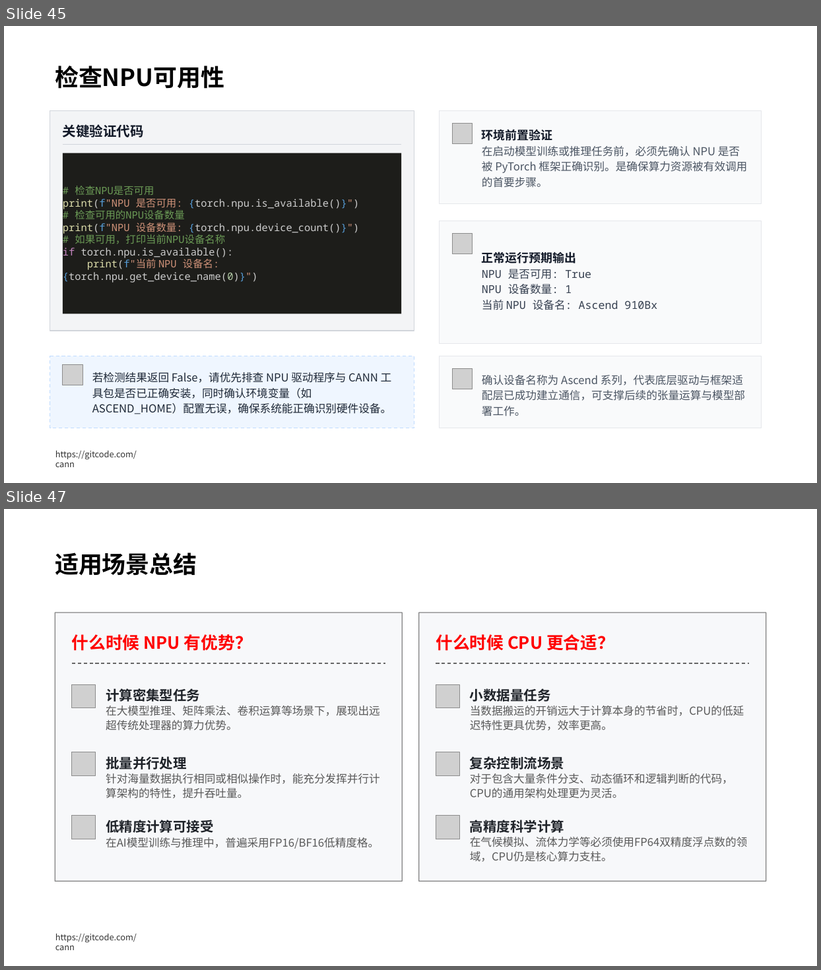
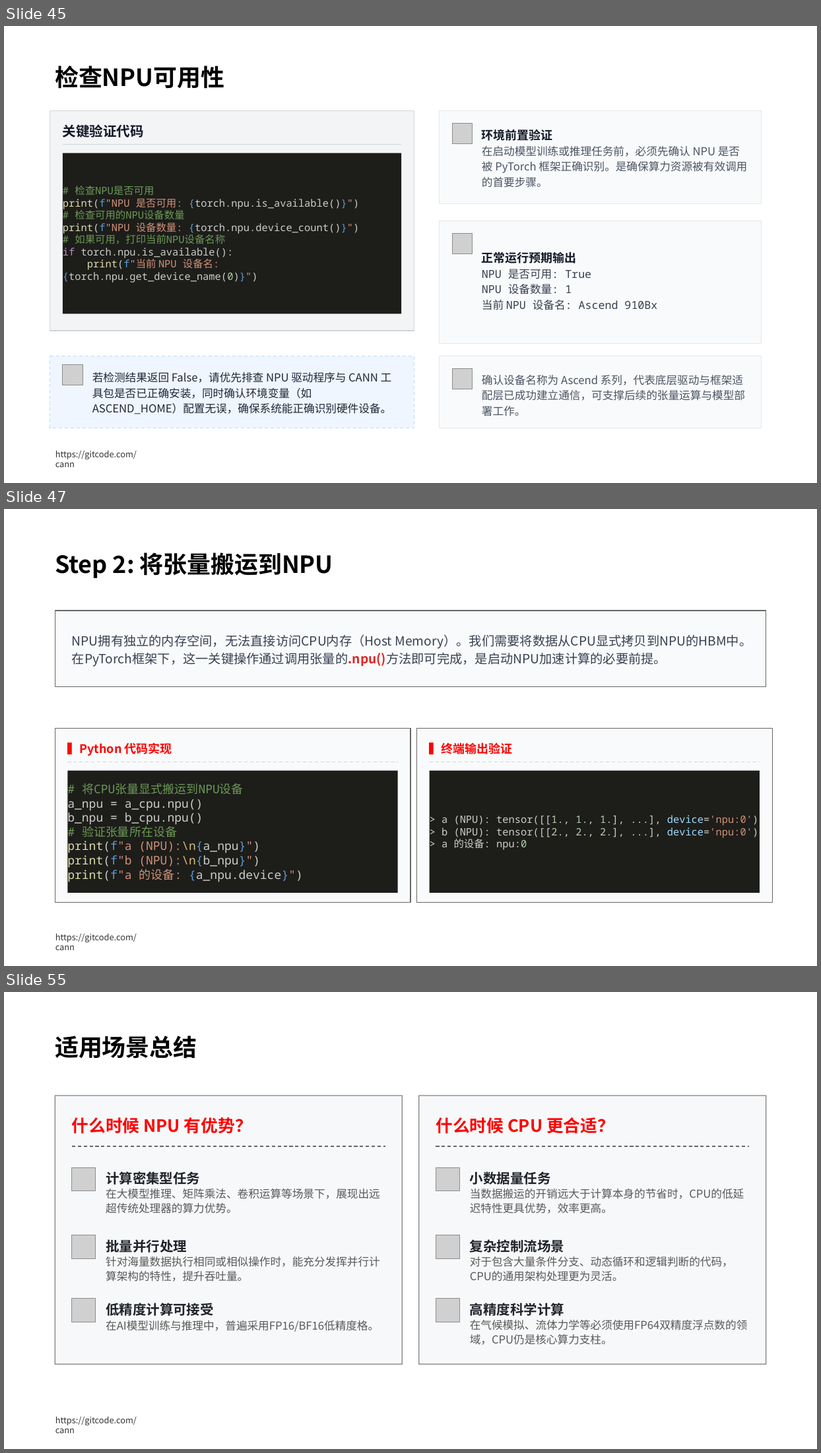
Before and after one commit to hicann/cann-learning-hub, a slide deck: quick_start/cann_basics/slides/artificial_intelligence_basics.pptx. Shown one above the other, each under a label of ours: slides 45 and 47 before the commit, slides 45, 47 and 55 after it; the slides between them are not shown. The pictures are 821x970 and 821x1453 pixels, drawn with LibreOffice and Linux fonts; fonts in the diff are those of the drawing; grey boxes stand for pictures; background and template pictures are left out. Boxes give left, top, right and bottom in pixels: in the first picture for what was removed or moved away, otherwise in the second. Text is boxed around its words. In the diff, an @@ line names an element or a change of style, - is before the commit and + after.

```diff
--- a/quick_start/cann_basics/slides/artificial_intelligence_basics.pptx
+++ b/quick_start/cann_basics/slides/artificial_intelligence_basics.pptx
@@ slide 47 added at [4, 509, 817, 966], background #FFFFFF; not listed: 1 template element that a slide beside it also shows @@
@@ text added at [55, 553, 333, 578], 28 pt, text #000000, bold @@
+Step 2: 将张量搬运到NPU
@@ rounded rectangle added at [55, 611, 766, 687], fill #F9FAFB, outline #666666 1 pt @@
@@ text added at [72, 634, 752, 667], 15 pt, text #374151 @@
+NPU拥有独立的内存空间，无法直接访问CPU内存（Host Memory）。我们需要将数据从CPU显式拷贝到NPU的HBM中。在PyTorch框架下，这一关键操作通过调用张量的.npu()方法即可完成，是启动NPU加速计算的必要前提。
@@ rounded rectangle added at [55, 728, 411, 903], fill #F9FAFB, outline #666666 1 pt @@
@@ text added at [67, 743, 172, 756], 14 pt, text #FF0000, bold @@
+▍Python 代码实现
@@ rounded rectangle added at [416, 728, 772, 903], fill #F9FAFB, outline #666666 1 pt @@
@@ text added at [430, 743, 513, 755], 14 pt, text #FF0000, bold @@
+▍终端输出验证
@@ line added from (67, 762) to (398, 762), #D1D5DB 1 pt dashed @@
@@ line added from (430, 762) to (760, 762), #D1D5DB 1 pt dashed @@
@@ rectangle added at [67, 770, 398, 892], fill #1D1D1A, 14 pt, text #CCCCCC @@
+# 将CPU张量显式搬运到NPU设备
+a_npu = a_cpu.npu()
+b_npu = b_cpu.npu()
+# 验证张量所在设备
+print(f"a (NPU):\n{a_npu}")
+print(f"b (NPU):\n{b_npu}")
+print(f"a 的设备: {a_npu.device}")
@@ rectangle added at [430, 770, 760, 892], fill #1D1D1A, 12 pt, text #CCCCCC @@
+> a (NPU): tensor([[1., 1., 1.], ...], device='npu:0')
+> b (NPU): tensor([[2., 2., 2.], ...], device='npu:0')
+> a 的设备: npu:0
@@ what was slide 47 is now slide 55 @@
```
Also in this commit, not shown: 8 slides changed, 9 other slides added, 1 slide removed, 1 other file.
